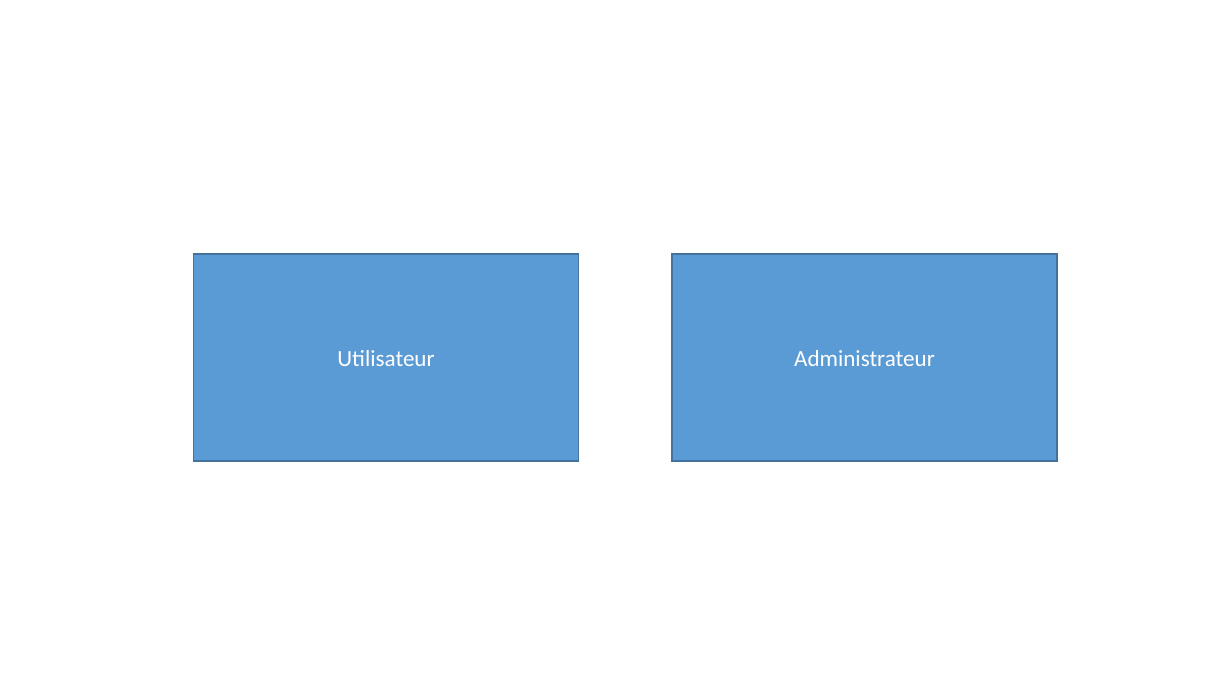
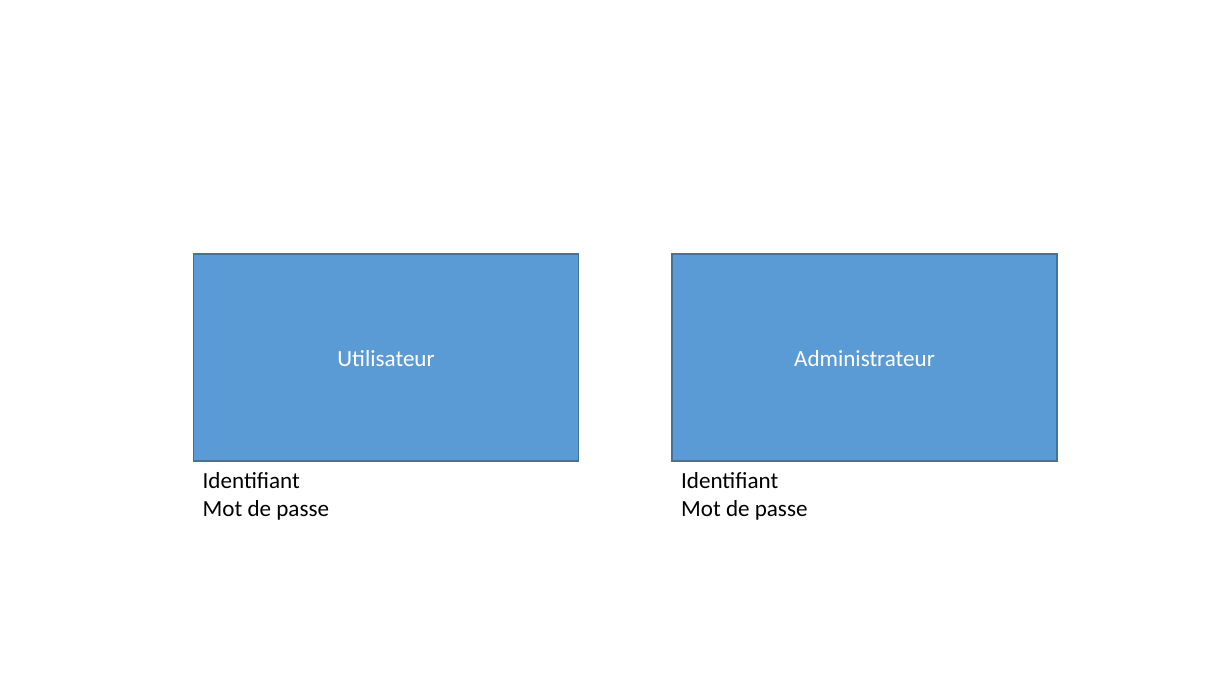
Before and after one commit to armelle23/projet_bdd, a slide deck: slide 1 of Présentation1.pptx. Drawn at 1232x693 pixels with LibreOffice and Linux fonts; fonts in the diff are those of the drawing. Boxes give left, top, right and bottom in pixels: in the first picture for what was removed or moved away, otherwise in the second. Text is boxed around its words. In the diff, an @@ line names an element or a change of style, - is before the commit and + after.

```diff
--- a/Présentation1.pptx
+++ b/Présentation1.pptx
@@ text added at [203, 472, 329, 520], 18 pt, text #000000 @@
+Identifiant
+Mot de passe
@@ text added at [681, 472, 808, 520], 18 pt, text #000000 @@
+Identifiant
+Mot de passe
```
Also in this commit, not shown: 1 other slide changed, 18 other files.
